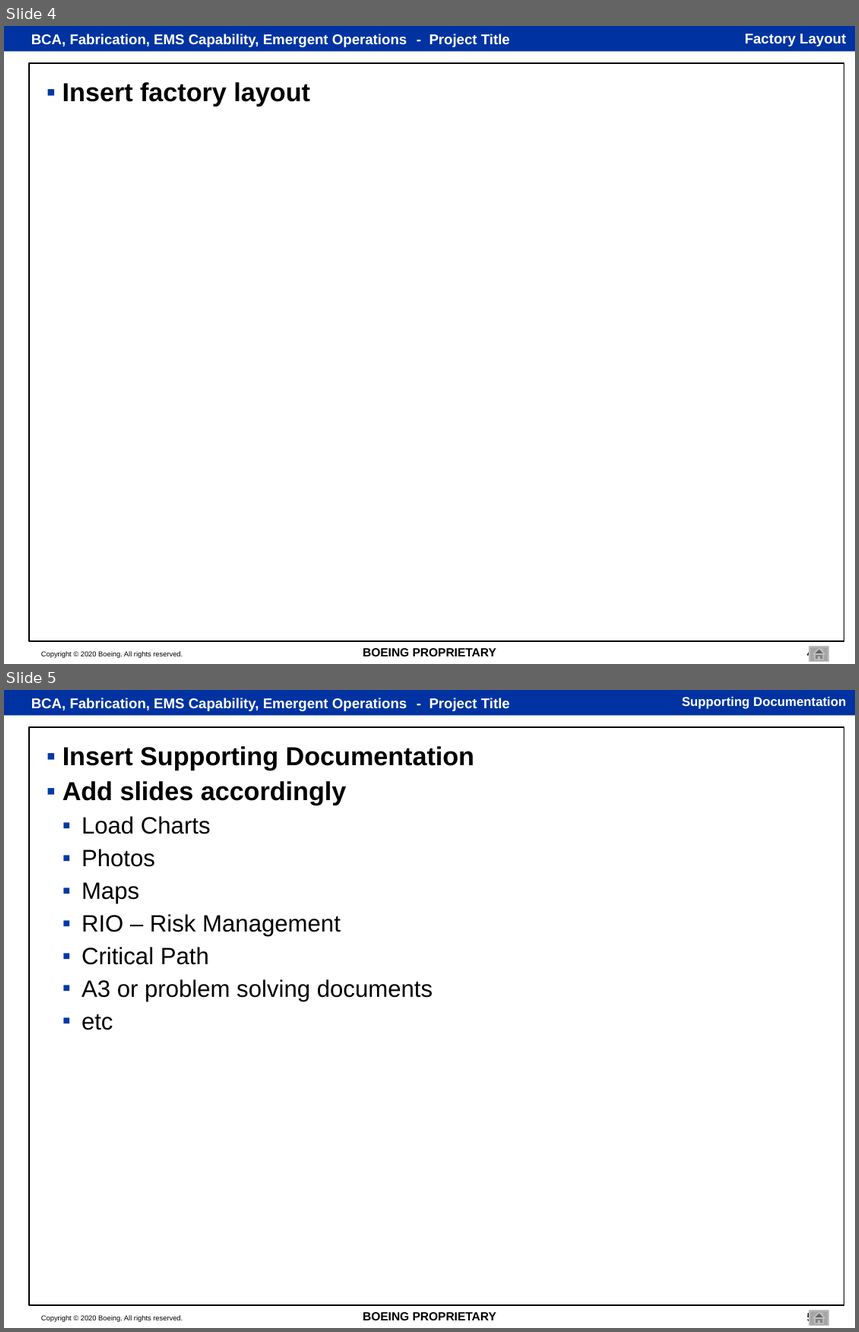
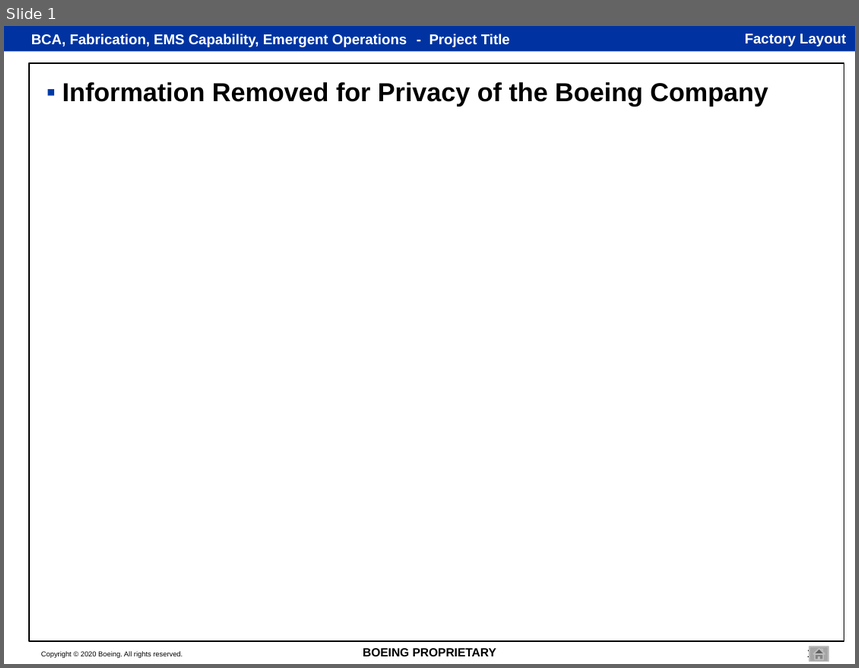
Before and after one commit to jasonjy01/boeingpage, a slide deck: docs/status-template.pptx. Shown one above the other, each under a label of ours: slides 4 and 5 before the commit, slide 1 after it. The pictures are 859x1332 and 859x668 pixels, drawn with LibreOffice and Linux fonts; fonts in the diff are those of the drawing. Boxes give left, top, right and bottom in pixels: in the first picture for what was removed or moved away, otherwise in the second. Text is boxed around its words. In the diff, an @@ line names an element or a change of style, - is before the commit and + after.

```diff
--- a/docs/status-template.pptx
+++ b/docs/status-template.pptx
@@ slide 5 removed at (x1=4, y1=690, x2=855, y2=1328), background #FFFFFF; not listed: 2 template elements that a slide beside it also shows @@
@@ text removed at (x1=430, y1=698, x2=510, y2=711) @@
-- Project Title
@@ title removed at (x1=682, y1=696, x2=846, y2=709) @@
-Supporting Documentation
@@ rectangle removed at (x1=30, y1=727, x2=844, y2=1306) @@
@@ text removed at (x1=63, y1=746, x2=474, y2=1030) @@
-▪ Insert Supporting Documentation
-▪ Add slides accordingly
-  ▪ Load Charts
-  ▪ Photos
-  ▪ Maps
-  ▪ RIO – Risk Management
-  ▪ Critical Path
-  ▪ A3 or problem solving documents
-  ▪ etc
@@ text removed at (x1=363, y1=1312, x2=496, y2=1321) @@
-BOEING PROPRIETARY
@@ page number removed at (x1=807, y1=1312, x2=814, y2=1324) @@
-5
@@ action button home removed at (x1=810, y1=1312, x2=829, y2=1326) @@
@@ what was slide 4 is now slide 1 @@
@@ slide 1 changed as well @@
@@ text at (x1=63, y1=82, x2=769, y2=107): text changed @@
-▪ Insert factory layout
+▪ Information Removed for Privacy of the Boeing Company
@@ page number at (x1=807, y1=648, x2=814, y2=660): text changed @@
-4
+1
```
Also in this commit, not shown: 6 other slides removed, 47 other files.
